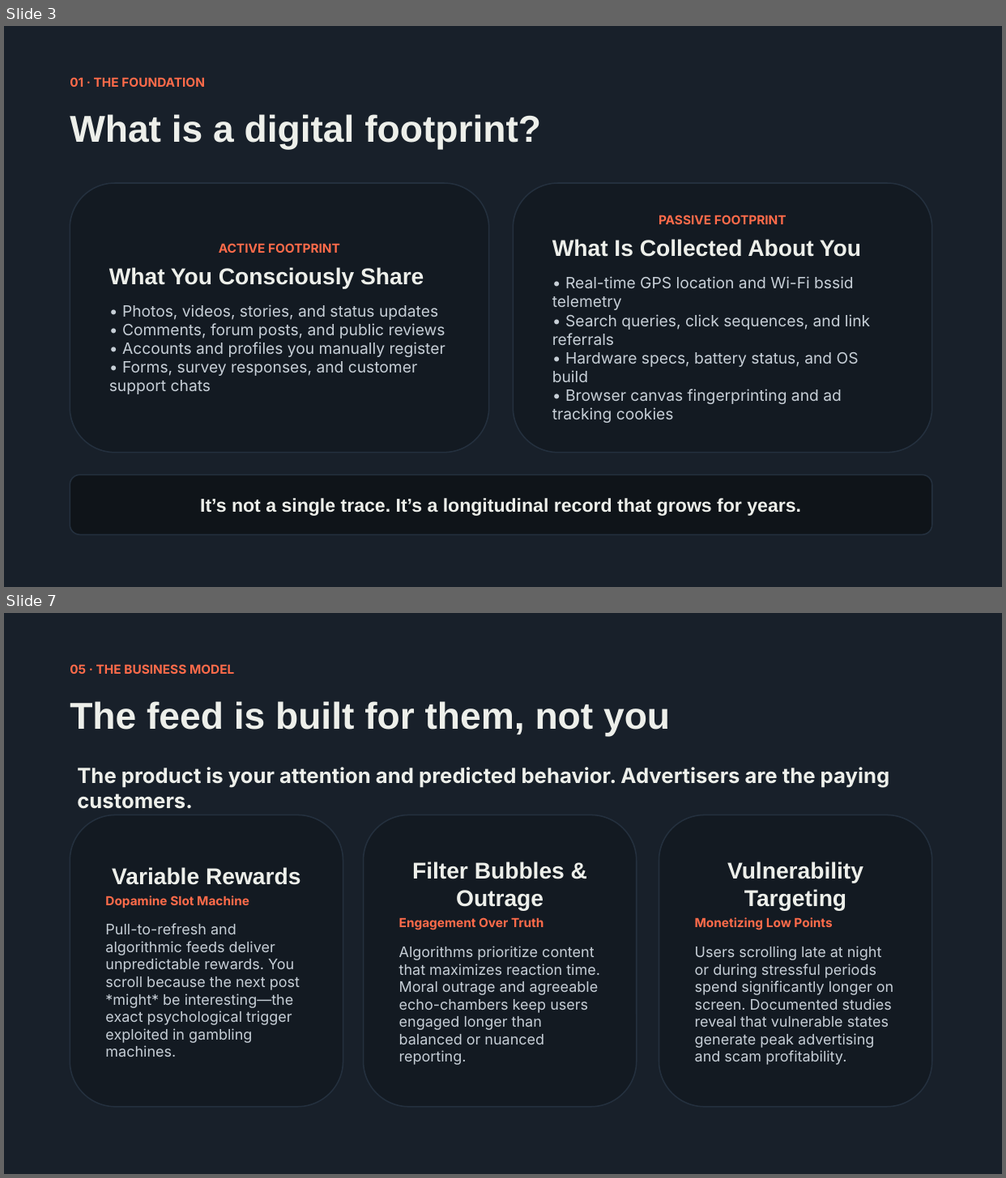
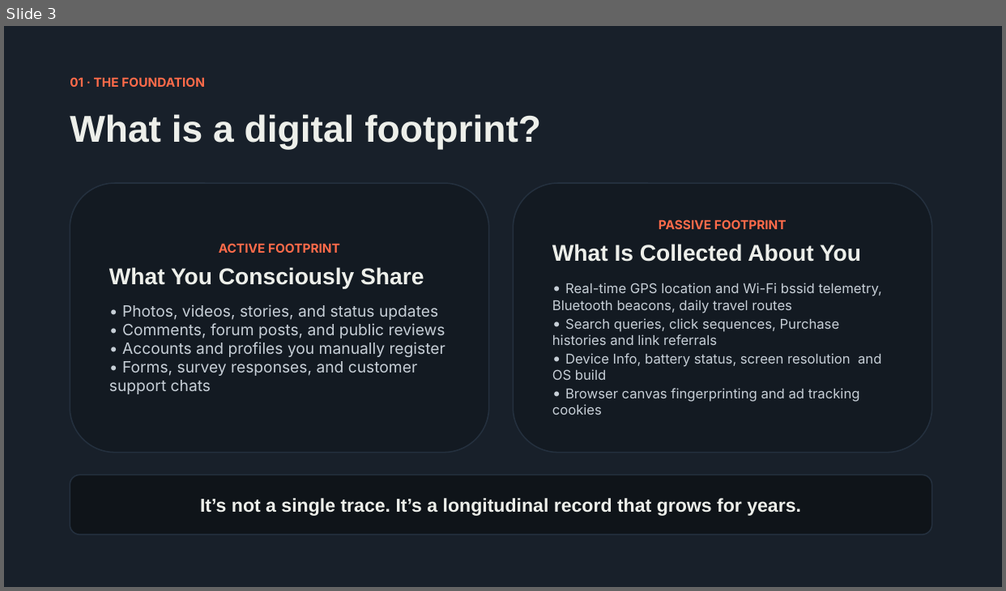
Before and after one commit to snowfox-rubait/englishPresentation, a slide deck: digitalFootprint/383 & 388.pptx. Shown one above the other, each under a label of ours: slides 3 and 7 before the commit, slide 3 after it; the slides between them are not shown. The pictures are 1006x1178 and 1006x591 pixels, drawn with LibreOffice and Linux fonts; fonts in the diff are those of the drawing. Boxes give left, top, right and bottom in pixels: in the first picture for what was removed or moved away, otherwise in the second. Text is boxed around its words. In the diff, an @@ line names an element or a change of style, - is before the commit and + after.

```diff
--- a/digitalFootprint/383 & 388.pptx
+++ b/digitalFootprint/383 & 388.pptx
@@ slide 7 removed at [4, 613, 1002, 1174], background #18202A @@
@@ text removed at [70, 664, 234, 674] @@
-05 · THE BUSINESS MODEL
@@ text removed at [70, 701, 670, 736] @@
-The feed is built for them, not you
@@ text removed at [77, 767, 890, 809] @@
-The product is your attention and predicted behavior. Advertisers are the paying customers.
@@ rounded rectangle removed at [70, 815, 343, 1107] @@
-Variable Rewards
-Dopamine Slot Machine
-Pull-to-refresh and algorithmic feeds deliver unpredictable rewards. You scroll because the next post *might* be interesting—the exact psychological trigger exploited in gambling machines.
@@ rounded rectangle removed at [364, 815, 637, 1107] @@
-Filter Bubbles & Outrage
-Engagement Over Truth
-Algorithms prioritize content that maximizes reaction time. Moral outrage and agreeable echo-chambers keep users engaged longer than balanced or nuanced reporting.
@@ rounded rectangle removed at [659, 815, 932, 1107] @@
-Vulnerability Targeting
-Monetizing Low Points
-Users scrolling late at night or during stressful periods spend significantly longer on screen. Documented studies reveal that vulnerable states generate peak advertising and scam profitability.
@@ slide 3 changed as well @@
@@ rounded rectangle "ACTIVE FOOTPRINT" at [70, 183, 489, 453]: outline #24303E 1.2 pt to #24303E 1.19 pt; proportions changed @@
@@ rounded rectangle "PASSIVE FOOTPRINT" at [513, 183, 932, 453]: outline #24303E 1.2 pt to #24303E 1.19 pt; proportions changed @@
@@ text in rounded rectangle at [552, 283, 882, 415]: text changed; size 15 to 13 pt @@
-• Real-time GPS location and Wi-Fi bssid telemetry
-• Search queries, click sequences, and link referrals
-• Hardware specs, battery status, and OS build
-• Browser canvas fingerprinting and ad tracking cookies
+• Real-time GPS location and Wi-Fi bssid telemetry, Bluetooth beacons, daily travel routes
+• Search queries, click sequences, Purchase histories and link referrals
+• Device Info, battery status, screen resolution and OS build
+• Browser canvas fingerprinting and ad tracking cookies
```
Also in this commit, not shown: 6 other slides changed, 2 slides added, 3 other slides removed, 6 other files.
